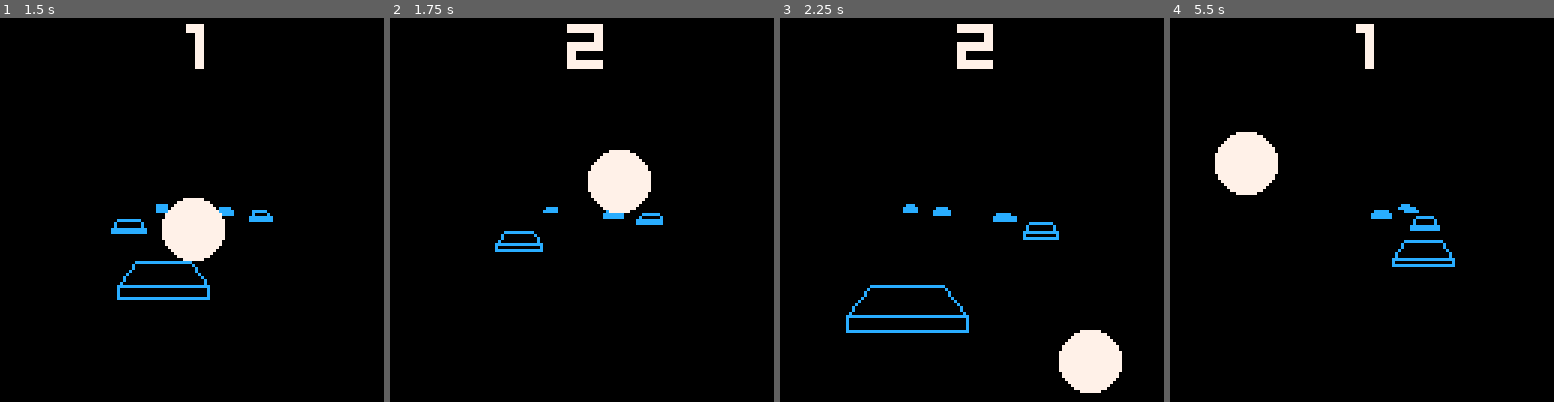
Above: before the commit, frames 1-4 (left to right).
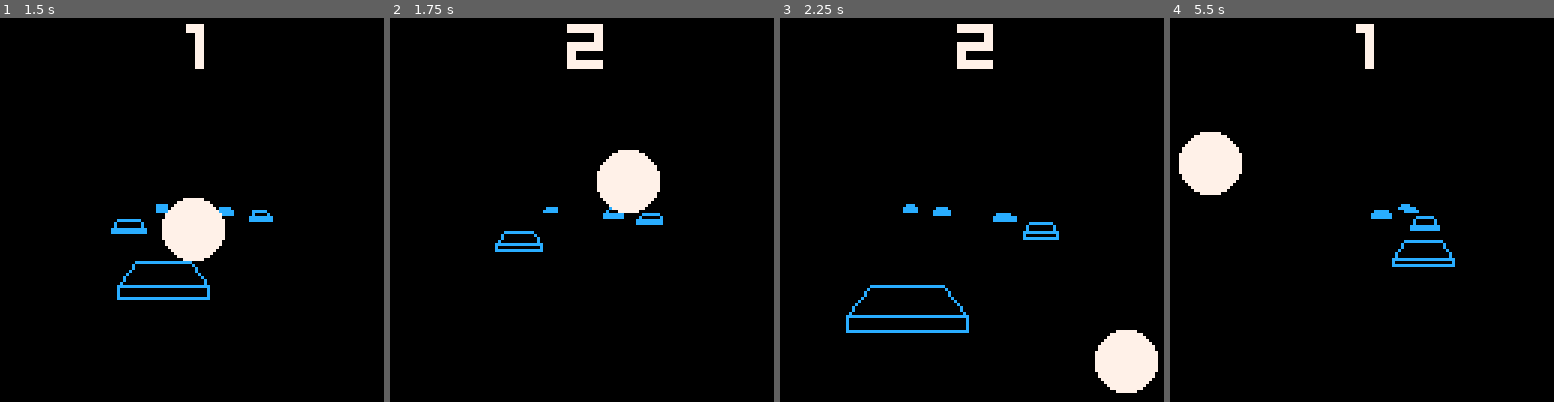
Above: after the commit, the same moments.

Repository: cbrwn/pico8carts
Game: PICO-8 cartridge hop.p8
The game is run twice, just before and just after one commit, with the same random seed, the same clock (stepped at 60 frames per second) and the same inputs.
Inputs (mouse positions are in pixels of both pictures, inside the frame that each line leads up to):
- Up to frame 1 (1.5 s): tap X (X key) at 0.33, 1.07 s; click (280, 121) at 0.67 s; tap O (Z key) at 0.7 s; click (46, 267) at 1.22 s
- Up to frame 2 (1.75 s): hold Right from 1.6 s (still down); tap O (Z key) at 1.7 s
- Up to frame 3 (2.25 s): click (887, 114) at 1.77 s; tap X (X key) at 1.85 s; release Right at 2.1 s; tap O (Z key) at 2.1 s
- Up to frame 4 (5.5 s): click (1342, 259) at 2.32 s; hold Right 2.47-3.03 s; tap O (Z key) every 0.4 s from 2.5 to 5.3 s; click (1404, 106) at 2.87 s; tap X (X key) at 2.97, 4.08, 5.2 s; hold Left 3.08-3.58 s; click (1465, 256) at 3.42 s; click (1231, 102) at 3.97 s; hold Right 4.02-4.68 s; click (1292, 248) at 4.52 s; click (1354, 94) at 5.07 s; hold Left from 5.08 s (still down)

Frame 1 is identical in both runs. In frame 2, 0.8% of the frame differs, in the area x 51-71%, y 34-51%; in frame 3, 2.9%, in the area x 72-99%, y 81-98%; in frame 4, 2.9%.

Commit message:
hold button to speed up

Diff:
--- a/hop.p8
+++ b/hop.p8
@@ -255,9 +255,16 @@
 	end
 	lastprog=prog
 
+	local aspeed = ballspeed
+
+	-- hold a button to speed up
+	if btn(4) or btn(5) then
+		aspeed = ballspeed * 2
+	end
+
 	if not mousecontrol then
-		if(btn(0))ball.x-=ballspeed
-		if(btn(1))ball.x+=ballspeed
+		if(btn(0))ball.x-=aspeed
+		if(btn(1))ball.x+=aspeed
 	else
 		ball.x = stat(32)
 	end
